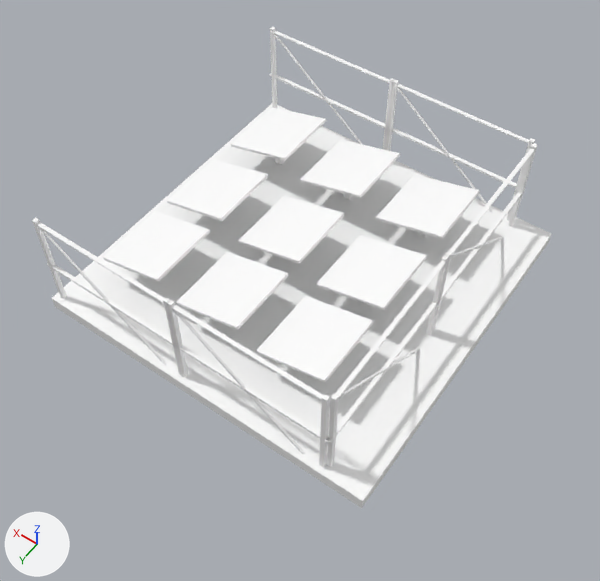
An edit to the FBX model Art/FBX/solar_farm_model.fbx, drawn before and after from the same camera.
Before and after are seen from a 50 mm lens placed at (-0.0602, 0.1035, 0.1409), pointed at (0.0024, 0.0159, 0.0032). Arrows for +X, +Y and +Z are at lower left; the lights stay in place. Where no turn or scale is listed for an object, it has been applied to the vertices. Vertices at the same position are counted once.

Names of what the first picture shows: 'solar_farm'.
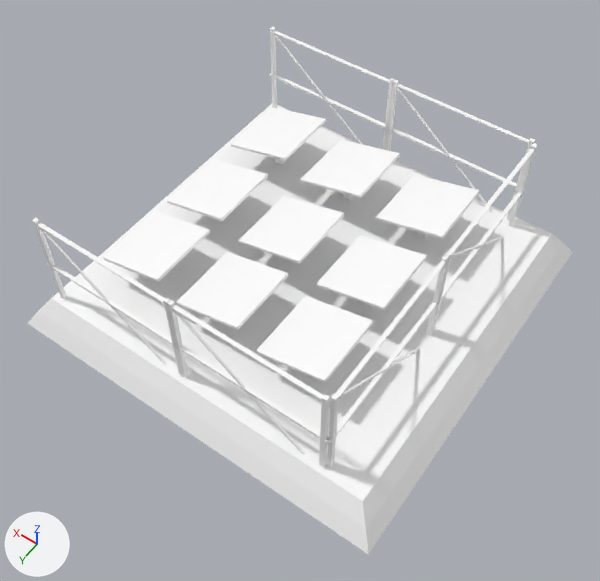
Commit message: [change] updated solar farm model

The change in detail:
me_mesh has 608 vertices, 510 faces and spans x -0.039..0.039, y -0.039..0.039, z -0.0138..0.0138.
me_mesh is used by ob_solar_farm; location (0.0055, 0.0079, 0.0116).
Verts and faces of me_mesh; kept vertices keep their numbers, new ones are numbered from 608.
Before the commit, vertices of me_mesh: 600 (-0.039, -0.039, -0.0131) at pixel (548, 242), 601 (0.039, -0.039, -0.0131), 606 (-0.039, 0.039, -0.0131) at pixel (361, 508), 607 (0.039, 0.039, -0.0131) at pixel (54, 306).
Part 1, on me_mesh:
Faces deleted: (600, 606, 607, 601).
Vertex 600 moves to (-0.0416, -0.0416, -0.0137), pixel (563, 242).
Vertex 601 moves to (0.0416, -0.0416, -0.0137), pixel (271, 104).
Vertex 606 moves to (-0.0416, 0.0416, -0.0137), pixel (365, 529).
Vertex 607 moves to (0.0416, 0.0416, -0.0137), pixel (37, 310).
New vertex 608 is at (-0.0439, 0.0439, -0.0176), pixel (368, 554).
New vertex 609 is at (0.0439, 0.0439, -0.0176), pixel (27, 323).
New vertex 610 is at (0.0439, -0.0439, -0.0176).
New vertex 611 is at (-0.0439, -0.0439, -0.0176), pixel (572, 252).
New faces: (606, 607, 609, 608), (601, 610, 609, 607), (600, 611, 610, 601), (600, 606, 608, 611).

Boxes [x1, y1, x2, y2] around the edits, measured in the pictures (600 x 581 px):
'solar_farm', reshaped (10% taller): before [32, 27, 552, 508]; after [27, 27, 572, 554]
part 1 of me_mesh, built on: before [52, 236, 551, 508]; after [27, 234, 572, 554]
